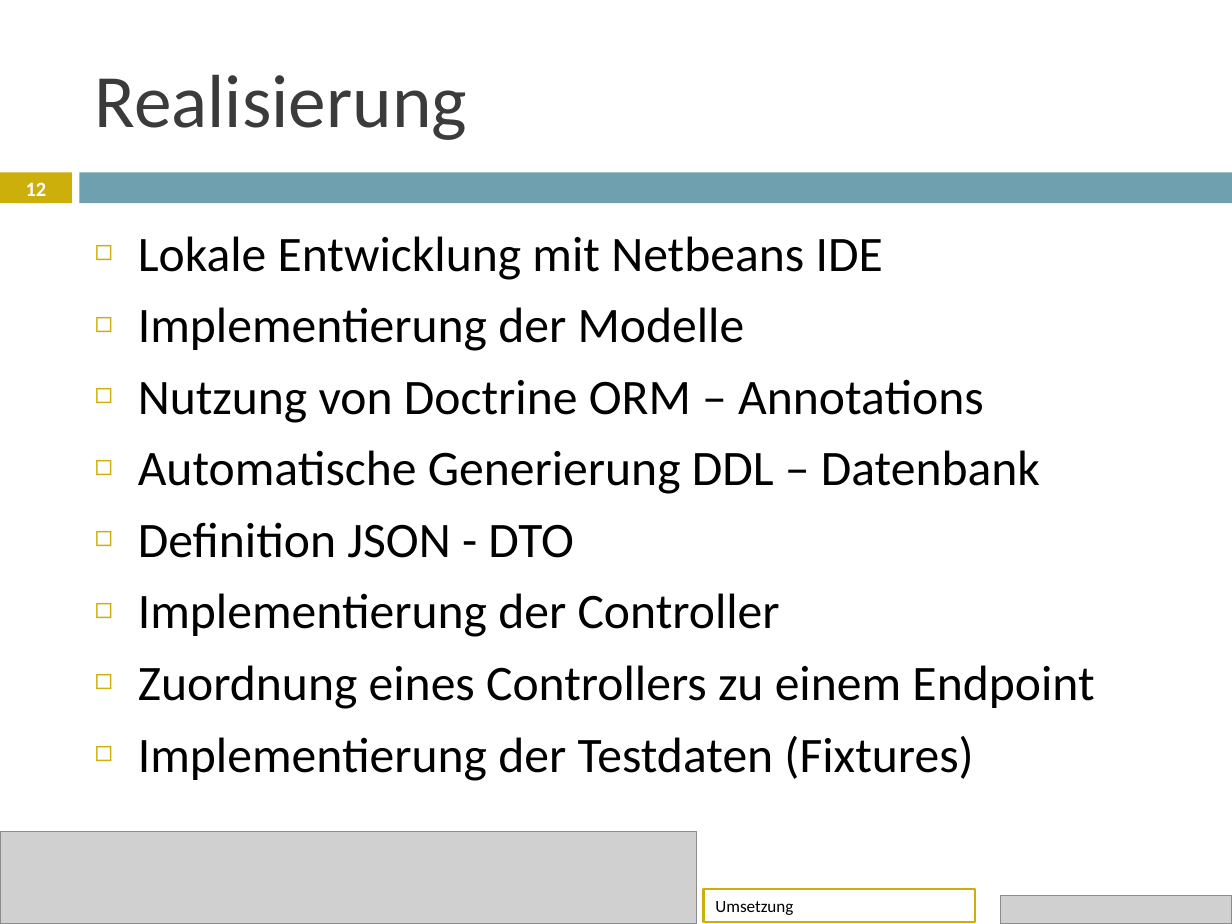
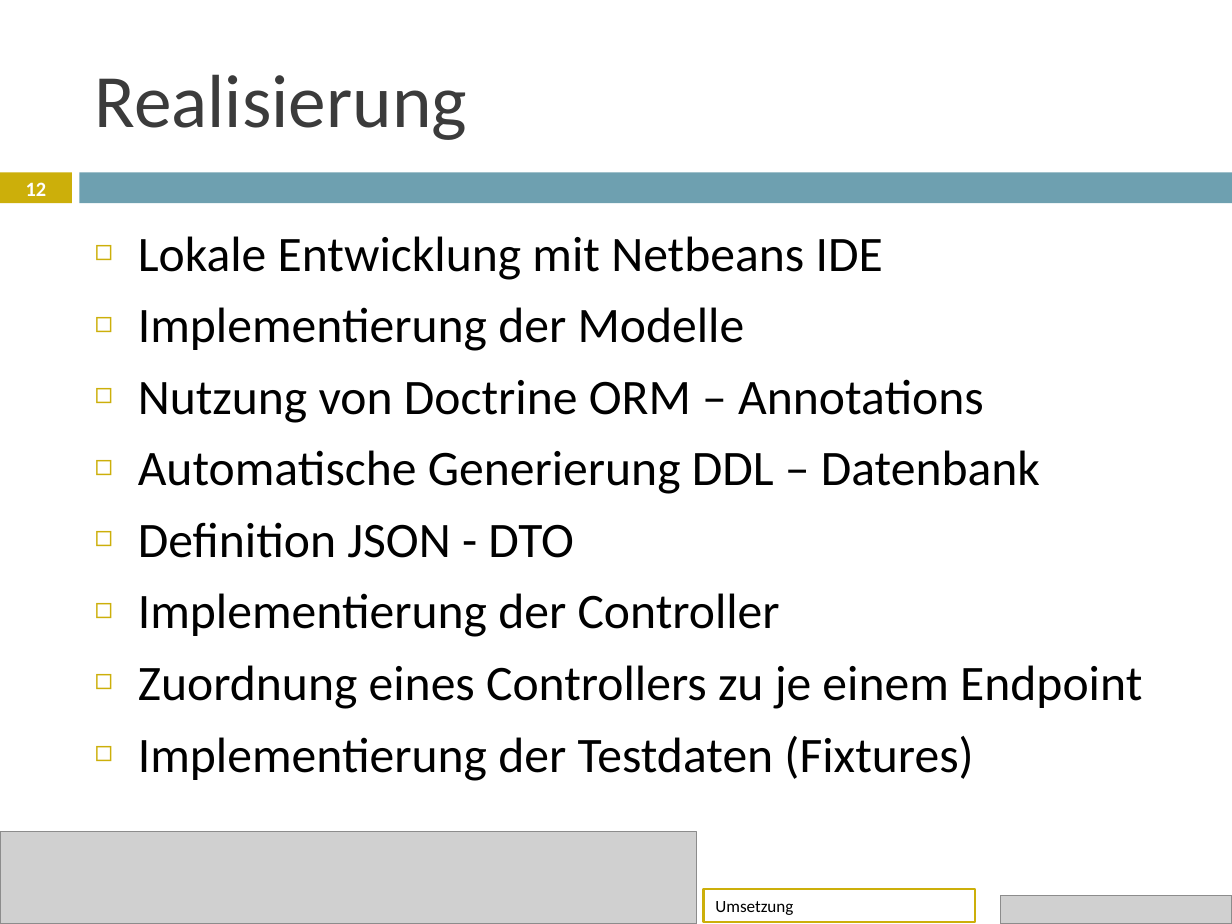
Before and after one commit to janhelmle/weiterbildung_fachinformatiker_ihk_projektantrag, a slide deck: slide 12 of praesentation/Projektpräsentation.pptx. Drawn at 1232x924 pixels with LibreOffice and Linux fonts; fonts in the diff are those of the drawing; grey boxes stand for pictures. Boxes give left, top, right and bottom in pixels: in the first picture for what was removed or moved away, otherwise in the second. Text is boxed around its words. In the diff, an @@ line names an element or a change of style, - is before the commit and + after.

```diff
--- a/praesentation/Projektpräsentation.pptx
+++ b/praesentation/Projektpräsentation.pptx
@@ text at bbox=[138, 665, 1142, 709]: text changed @@
-◻ Zuordnung eines Controllers zu einem Endpoint
+◻ Zuordnung eines Controllers zu je einem Endpoint
```
Also in this commit, not shown: 3 other slides changed, 1 other file.
